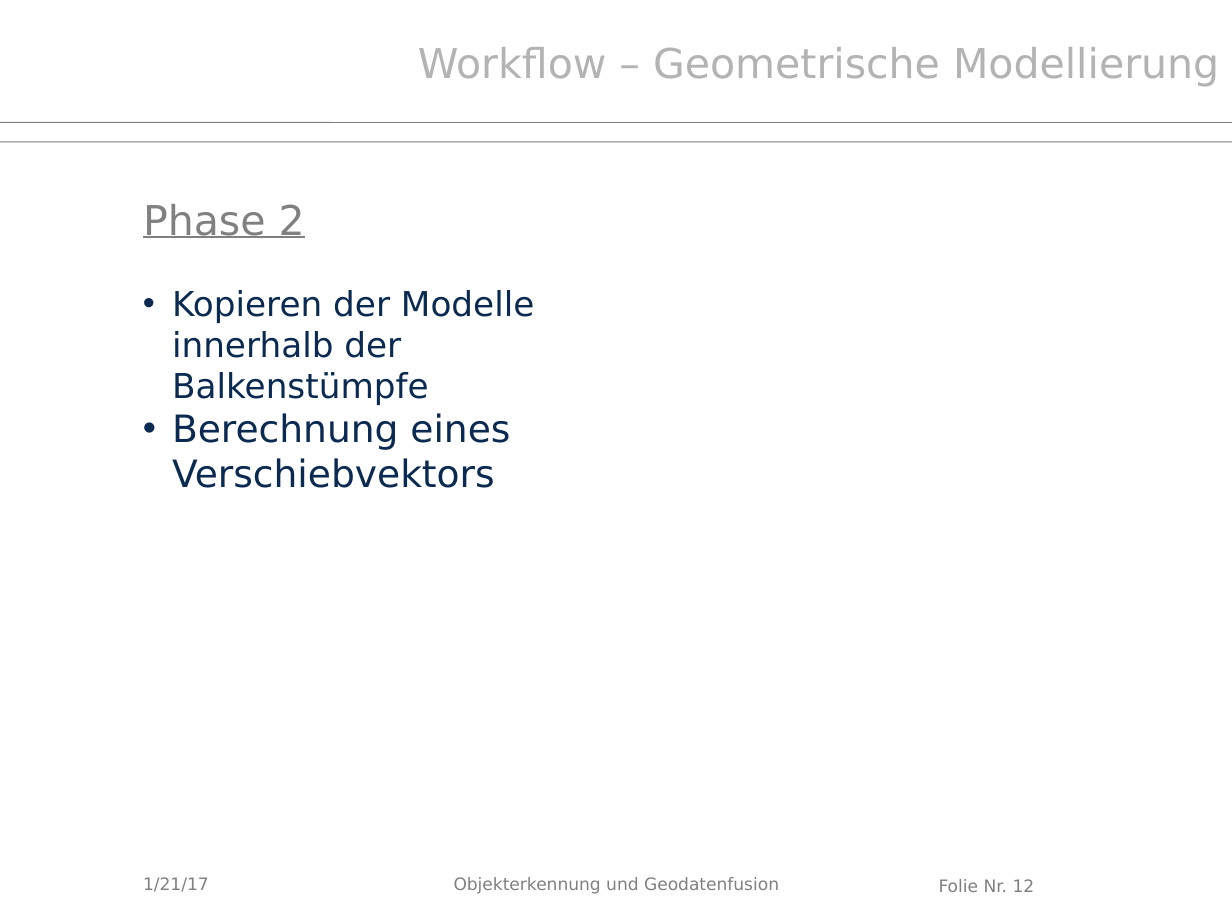
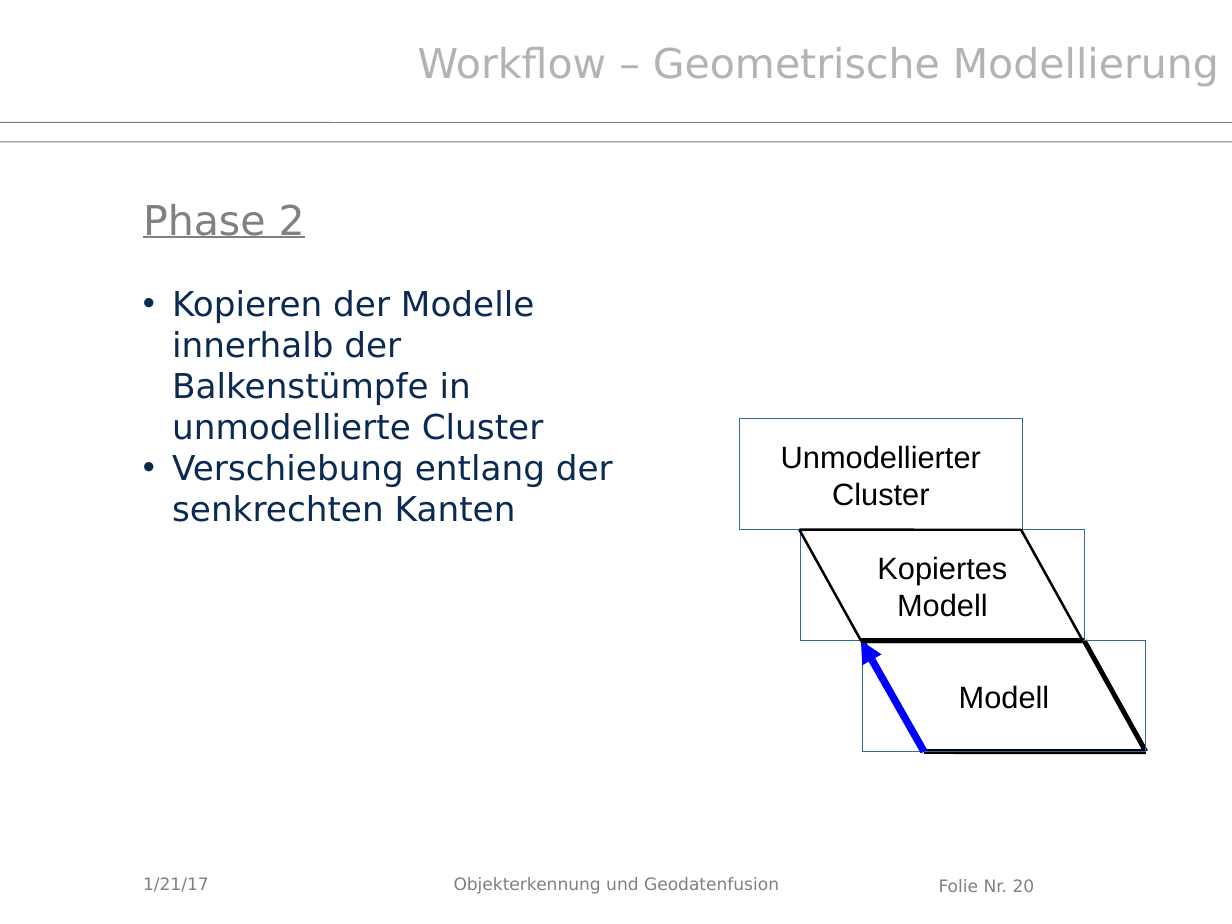
Before and after one commit to Kalmar131/PCL_Dachstuhl2016, a slide deck: slide 20 of Abschlusspräsentation.pptx (slide 12 before the commit). Drawn at 1232x924 pixels with LibreOffice and Linux fonts; fonts in the diff are those of the drawing; background and template pictures are left out. Boxes give left, top, right and bottom in pixels: in the first picture for what was removed or moved away, otherwise in the second. Text is boxed around its words. In the diff, an @@ line names an element or a change of style, - is before the commit and + after.

```diff
--- a/Abschlusspräsentation.pptx
+++ b/Abschlusspräsentation.pptx
@@ text at [172, 290, 613, 522]: text changed @@
-• Kopieren der Modelle innerhalb der Balkenstümpfe
-• Berechnung eines Verschiebvektors
+• Kopieren der Modelle innerhalb der Balkenstümpfe in unmodellierte Cluster
+• Verschiebung entlang der senkrechten Kanten
@@ rectangle added at [739, 419, 1023, 530], outline #3465A4 0.75 pt, 18 pt, text #000000 @@
+Unmodellierter
+Cluster
@@ line added from (800, 530) to (1021, 530), #000000 1.45 pt @@
@@ line added from (800, 530) to (861, 641), #000000 1.45 pt @@
@@ rectangle added at [801, 530, 1084, 641], outline #3465A4 0.75 pt, 18 pt, text #000000 @@
+Kopiertes
+Modell
@@ line added from (1021, 530) to (1083, 641), #000000 1.45 pt @@
@@ arrow added from (924, 752) to (861, 641), #0000FF 4.31 pt @@
@@ line added from (861, 641) to (1083, 641), #000000 2.89 pt @@
@@ line added from (862, 641) to (1084, 641), #000000 2.89 pt @@
@@ line added from (862, 641) to (924, 752), #000000 2.89 pt @@
@@ rectangle added at [862, 641, 1146, 752], outline #3465A4 0.75 pt, 18 pt, text #000000 @@
+Modell
@@ line added from (1084, 641) to (1146, 752), #000000 2.89 pt @@
@@ line added from (924, 752) to (1146, 752), #000000 2.89 pt @@
@@ page number at [939, 879, 1035, 892]: text changed @@
-Folie Nr. 12
+Folie Nr. 20
```
Also in this commit, not shown: 14 other slides changed, 11 slides added, 1 slide removed.
